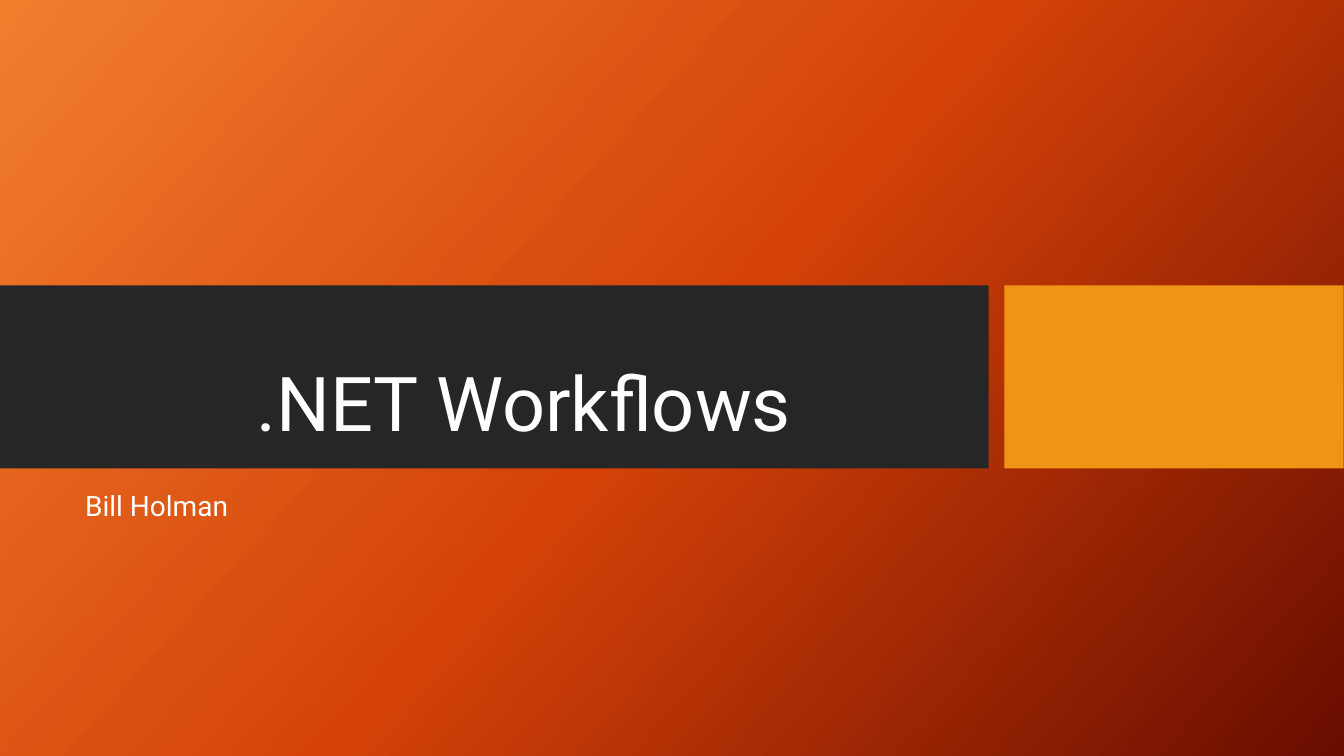
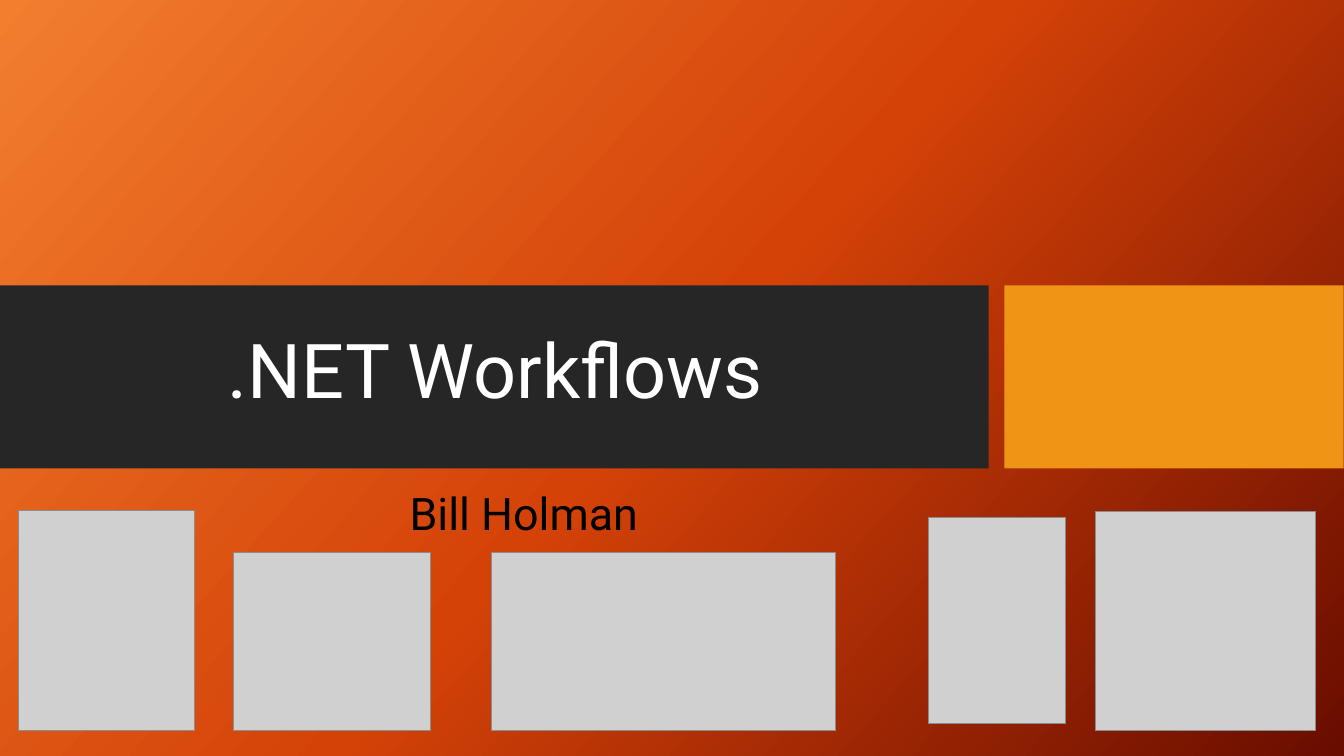
Before and after one commit to bholman77/KCDC---.NET-Workflows-, a slide deck: slide 1 of DotNETWorkflows.pptx. Drawn at 1344x756 pixels with LibreOffice and Linux fonts; fonts in the diff are those of the drawing; grey boxes stand for pictures; background and template pictures are left out. Boxes give left, top, right and bottom in pixels: in the first picture for what was removed or moved away, otherwise in the second. Text is boxed around its words. In the diff, an @@ line names an element or a change of style, - is before the commit and + after.

Commit message:
Updated

```diff
--- a/DotNETWorkflows.pptx
+++ b/DotNETWorkflows.pptx
@@ title ".NET Workflows": place and size @@
-title ".NET Workflows" at (256, 373, 791, 432)
+title ".NET Workflows" at (228, 340, 763, 399)
@@ subtitle "Bill Holman" at (410, 496, 638, 531): size 20 to 32 pt, text colour #FFFFFF to #000000; alignment left to centre @@
@@ picture added at (19, 511, 195, 731) @@
@@ picture added at (929, 518, 1066, 724) @@
@@ picture added at (1096, 511, 1316, 731) @@
@@ picture added at (233, 553, 430, 731) @@
@@ picture added at (492, 553, 836, 731) @@
```
Also in this commit, not shown: 1 other slide changed.
